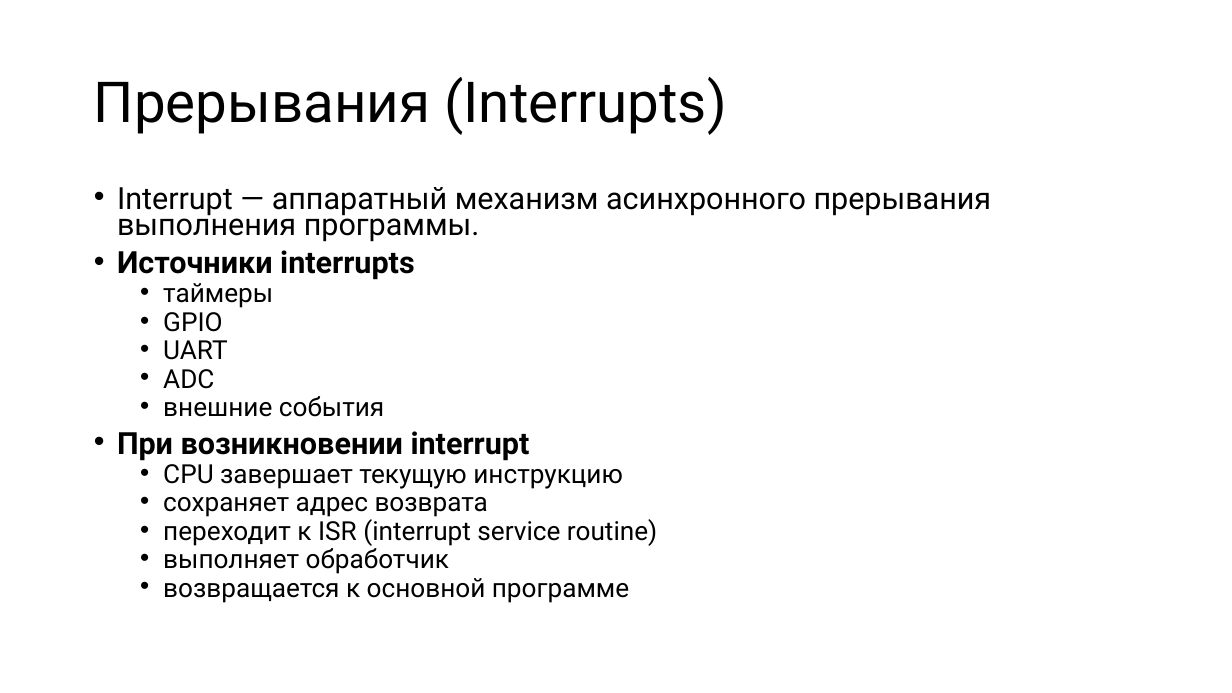
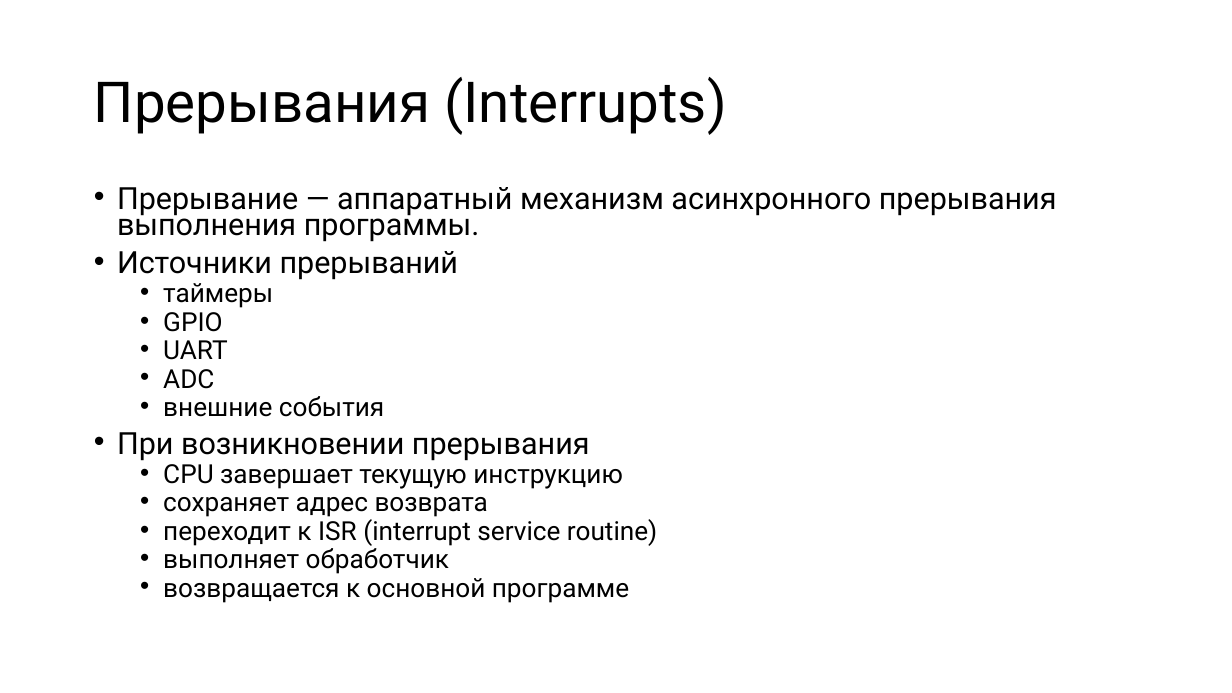
Before and after one commit to alexey-malov/mpp, a slide deck: slide 33 of lectures/14/Microcontroller Programming.pptx. Drawn at 1232x693 pixels with LibreOffice and Linux fonts; fonts in the diff are those of the drawing. Boxes give left, top, right and bottom in pixels: in the first picture for what was removed or moved away, otherwise in the second. Text is boxed around its words. In the diff, an @@ line names an element or a change of style, - is before the commit and + after.

```diff
--- a/lectures/14/Microcontroller Programming.pptx
+++ b/lectures/14/Microcontroller Programming.pptx
@@ text at (x1=117, y1=187, x2=1057, y2=280): text changed @@
-• Interrupt — аппаратный механизм асинхронного прерывания выполнения программы.
-• Источники interrupts
+• Прерывание — аппаратный механизм асинхронного прерывания выполнения программы.
+• Источники прерываний
@@ text at (x1=117, y1=432, x2=590, y2=461): text changed; bold off @@
-• При возникновении interrupt
+• При возникновении прерывания
```
Also in this commit, not shown: 1 other slide changed, 1 other file.
